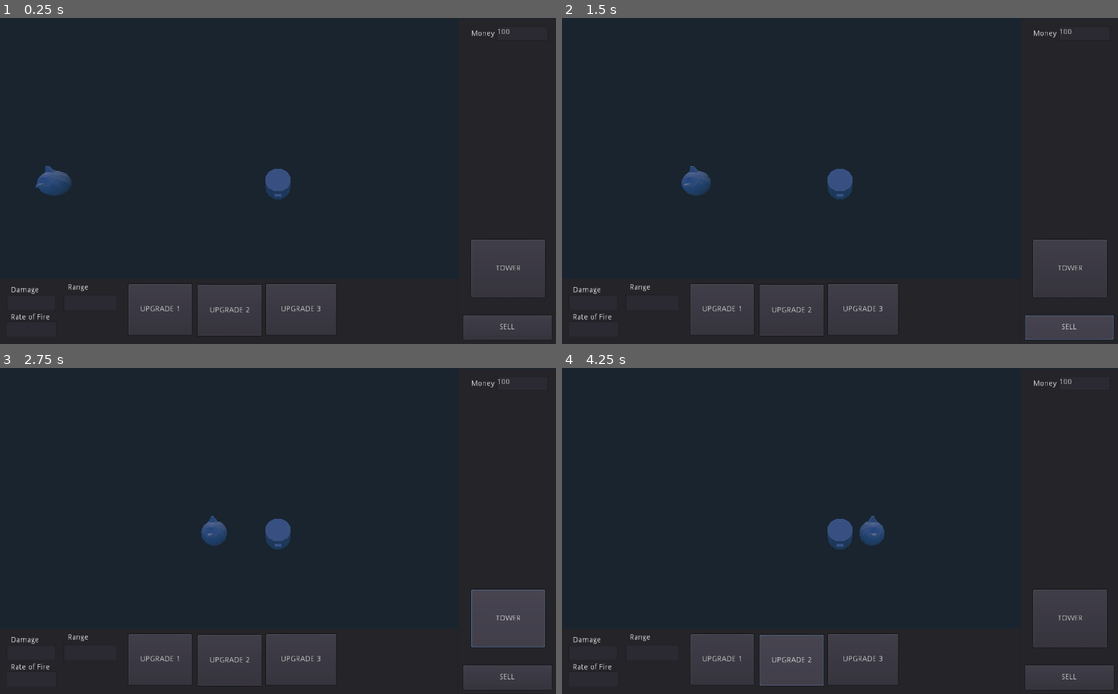
Above: before the commit, frames 1-4 (two rows, left to right).
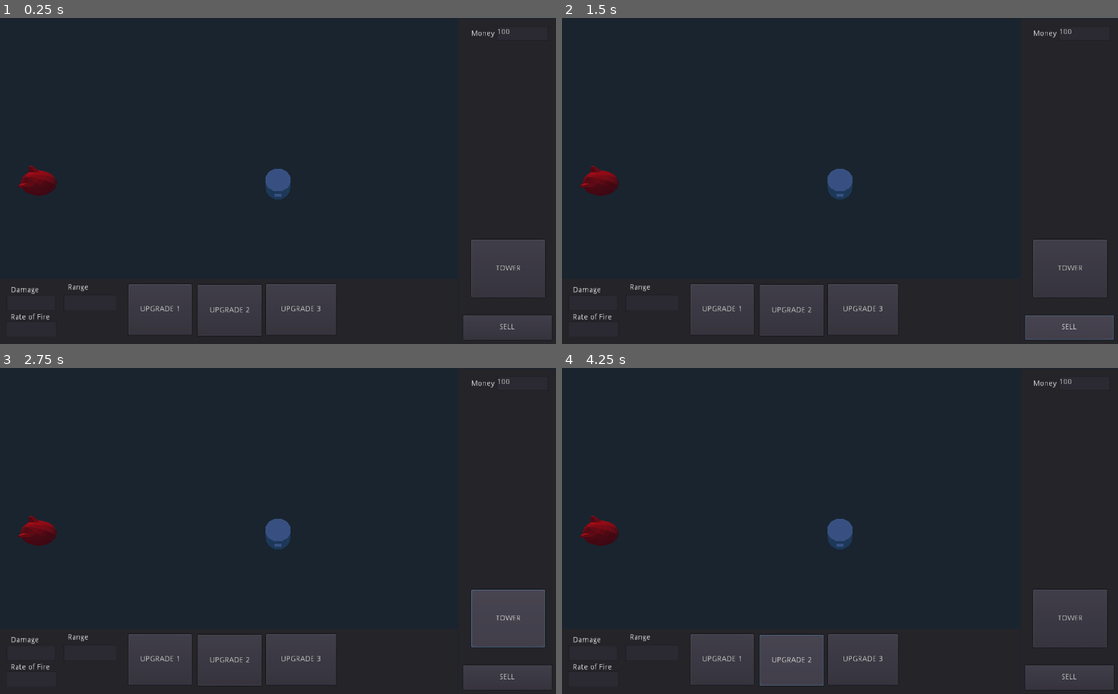
Above: after the commit, the same moments.

Repository: liampward/GodotTD
Game: Godot game, scene res://Scenes/Root.tscn
Two runs of this game, one before a commit and one after it. Both use one fixed random seed, a clock stepped at 60 frames per second and the inputs below.
Inputs (mouse positions are in pixels of both pictures, inside the frame that each line leads up to):
- Up to frame 1 (0.25 s): no input
- Up to frame 2 (1.5 s): click (595, 301) at 0.52 s; type "12" at 0.6 s; click (595, 330) at 0.75 s; type "12" at 0.83 s; click (650, 301) at 0.98 s; type "12" at 1.07 s; click "SELL" at 1.25 s
- Up to frame 3 (2.75 s): click "TOWER" at 2 s
- Up to frame 4 (4.25 s): click "UPGRADE 1" at 2.75 s; click "UPGRADE 2" at 3.5 s

The runs differ from the first frame. In frame 1, 0.6% of the frame differs, in the area x 3-13%, y 45-55%; in frame 2, 0.8%, in the area x 3-27%, y 45-55%; in frame 3, 0.7%; in frame 4, 0.7%.

Commit message:
Enemy's color now changes based on health

Diff:
--- a/Scenes/Enemy.tscn
+++ b/Scenes/Enemy.tscn
@@ -3,11 +3,11 @@
 [ext_resource path="res://media/PhysicalEnemy.obj" type="ArrayMesh" id=1]
 [ext_resource path="res://Scripts/Enemy.gd" type="Script" id=2]
 
-[sub_resource type="BoxShape" id=1]
+[sub_resource type="BoxShape" id=2]
 
 extents = Vector3( 1, 1, 1 )
 
-[node name="Enemy" type="MeshInstance"]
+[node name="Enemy" type="MeshInstance" index="0"]
 
 layers = 1
 material_override = null
@@ -22,6 +22,7 @@
 skeleton = NodePath("..")
 material/0 = null
 script = ExtResource( 2 )
+_sections_unfolded = [ "material" ]
 
 [node name="Area" type="Area" parent="." index="0"]
 
--- a/Scenes/Root.tscn
+++ b/Scenes/Root.tscn
@@ -6,7 +6,7 @@
 [ext_resource path="res://Scenes/Enemy.tscn" type="PackedScene" id=4]
 [ext_resource path="res://Scenes/HUD.tscn" type="PackedScene" id=5]
 
-[node name="Root" type="Node" index="0"]
+[node name="Root" type="Node"]
 
 script = ExtResource( 1 )
 
--- a/Scripts/Enemy.gd
+++ b/Scripts/Enemy.gd
@@ -1,10 +1,23 @@
 extends MeshInstance
 
-export onready var hp = 10
-export onready var speed = 5
+const MOVE_SPEED = 5
+
+var hp_max = 100.0
+var hp_cur = hp_max
+
+var matl = SpatialMaterial.new()
 
 func _ready():
-	pass
+	self.set_material_override(matl)
+	matl.albedo_color = Color(1, 0, 0)
 
 func _process(delta):
-	translation += Vector3(1, 0, 0) * speed * delta;
+	#translation += Vector3(1, 0, 0) * MOVE_SPEED * delta
+
+	if hp_cur <= 0:
+		queue_free()
+		# TODO add money to player's balance
+
+func hurt(dmg):
+	hp_cur -= dmg
+	matl.albedo_color = Color(hp_cur / hp_max, 0, 0)
Not shown: 1 places in Scenes/Enemy.tscn that only renumber resources
